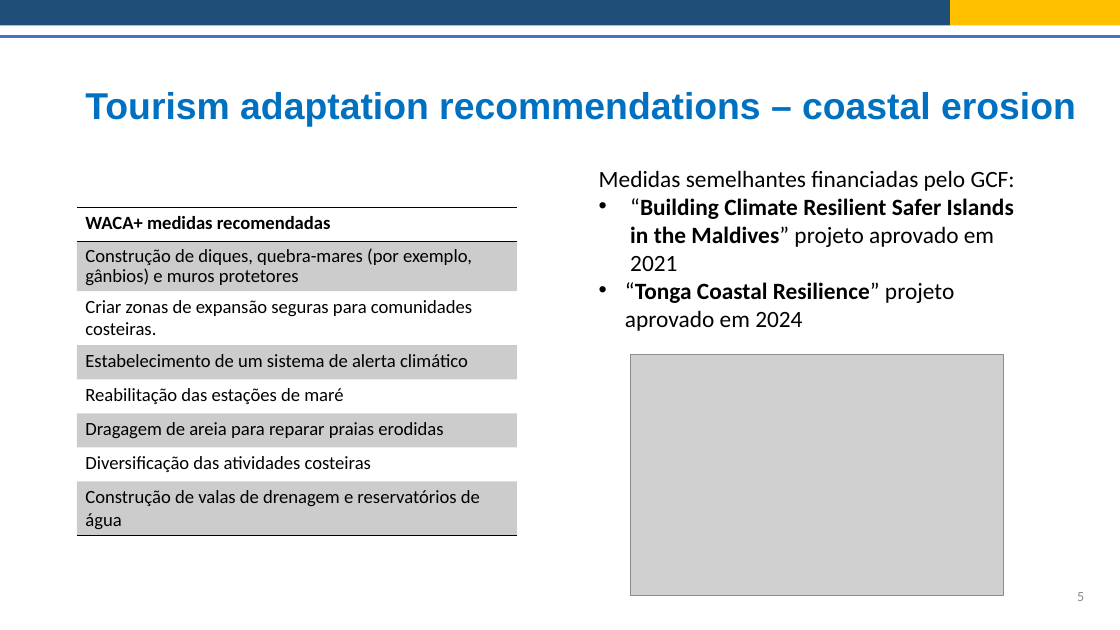
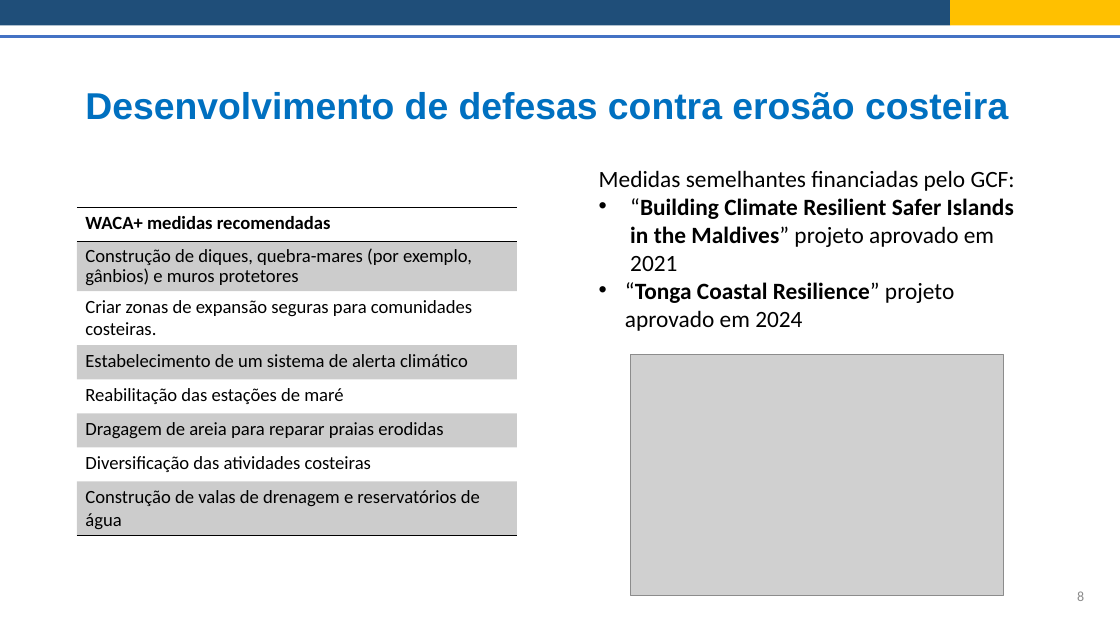
Before and after one commit to Risk-Team/trainings, a slide deck: slide 8 of STP/presentations/Session_2/Adaptation_recommendations_port.pptx (slide 5 before the commit). Drawn at 1120x630 pixels with LibreOffice and Linux fonts; fonts in the diff are those of the drawing; grey boxes stand for pictures. Boxes give left, top, right and bottom in pixels: in the first picture for what was removed or moved away, otherwise in the second. Text is boxed around its words. In the diff, an @@ line names an element or a change of style, - is before the commit and + after.

```diff
--- a/STP/presentations/Session_2/Adaptation_recommendations_port.pptx
+++ b/STP/presentations/Session_2/Adaptation_recommendations_port.pptx
@@ title at [85, 92, 1008, 120]: text changed @@
-Tourism adaptation recommendations – coastal erosion
+Desenvolvimento de defesas contra erosão costeira
@@ page number at [1077, 591, 1084, 601]: text changed @@
-5
+8
```
Also in this commit, not shown: 7 other slides changed, 3 slides added, 2 slides removed, 3 other files.
